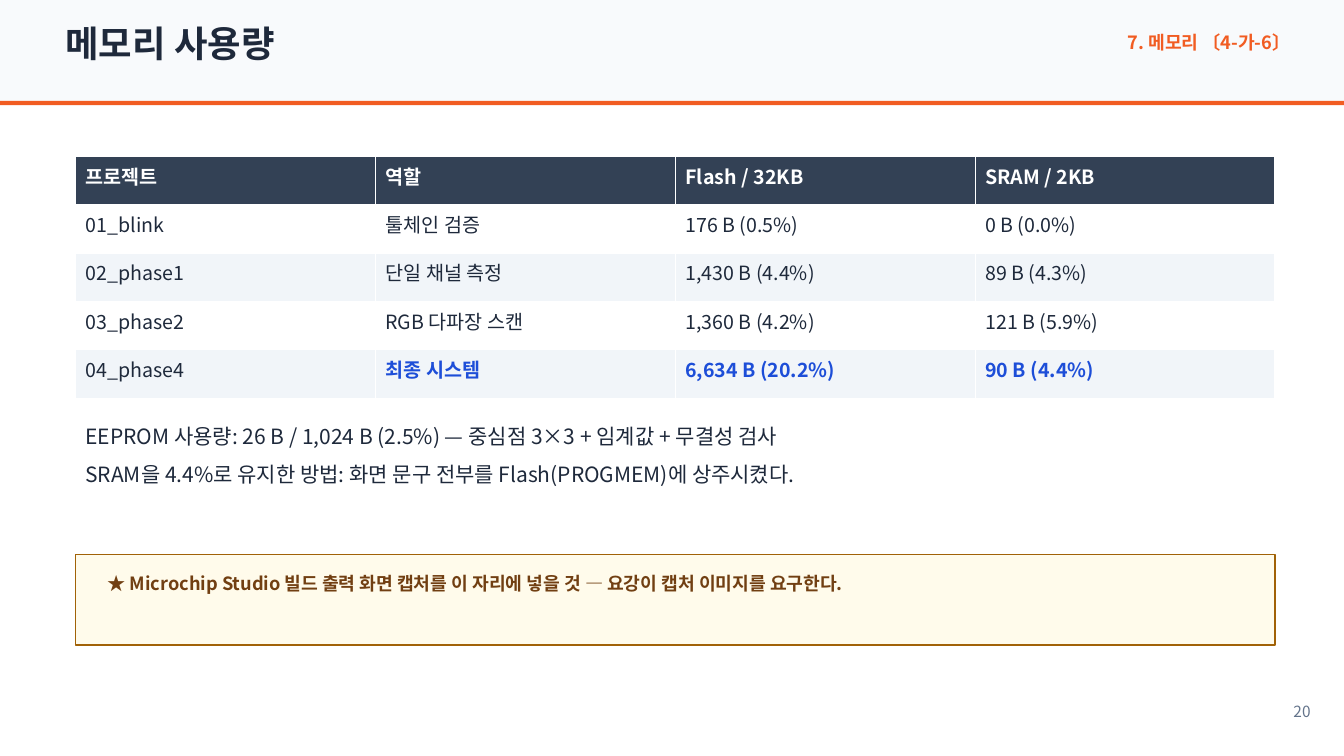
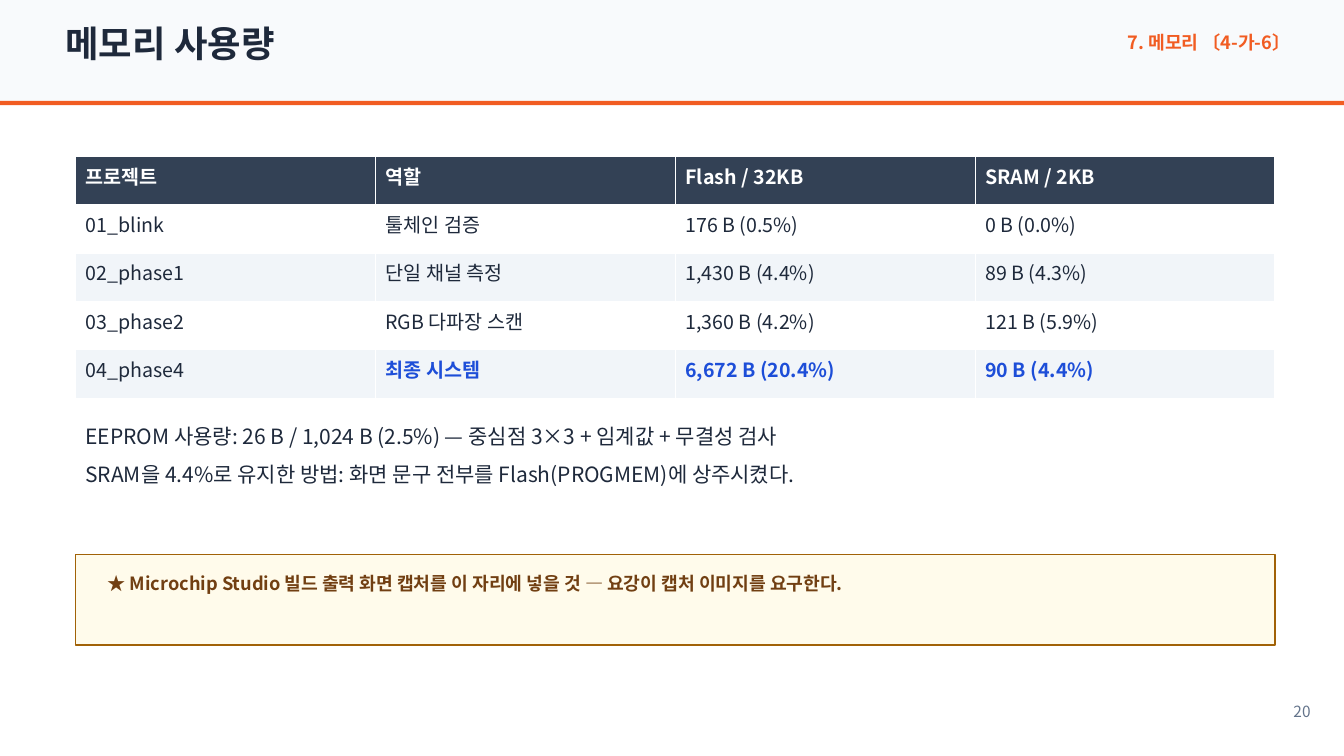
Before and after one commit to jms1005/coss-led-pedd-analyzer, a slide deck: slide 20 of 제출물/가_예선보고서_초안.pptx. Drawn at 1344x756 pixels with LibreOffice and Linux fonts; fonts in the diff are those of the drawing. Boxes give left, top, right and bottom in pixels: in the first picture for what was removed or moved away, otherwise in the second. Text is boxed around its words. In the diff, an @@ line names an element or a change of style, - is before the commit and + after.

```diff
--- a/제출물/가_예선보고서_초안.pptx
+++ b/제출물/가_예선보고서_초안.pptx
@@ table at bbox=[76, 156, 1277, 398] @@
-row 5, column 3: 6,634 B (20.2%)
+row 5, column 3: 6,672 B (20.4%)
```
Also in this commit, not shown: 3 other files.
